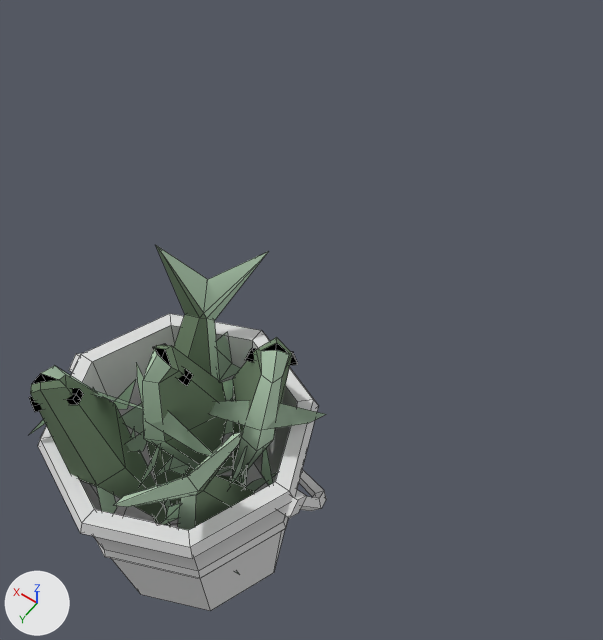
An edit to the Blender file scripts/fishing/fish/resources/Fish.blend, drawn before and after from the same camera.
Both versions are drawn from a 50 mm camera at (-1.4, 1.13, 2.94) aimed at (-0.06, -0.75, -0.02). The lights are fixed; the arrows at lower left show +X, +Y and +Z. Mesh edges are drawn as thin lines.

Before the edit, the objects in view are built like this:
```python
ob_base_mesh_042 = bpy.data.objects.new('base_Mesh.042', me_base_mesh_042)
ob_base_mesh_042.location = (0.6, -0.2, 0.0)
ob_pacific_sardine_plane_000 = bpy.data.objects.new('Pacific_Sardine_Plane.000', me_pacific_sardine_plane_007)
ob_pacific_sardine_plane_000.location = (-0.184, -0.239, -0.04)
ob_pacific_sardine_plane_000.rotation_euler = (-1.482, 0.174, -2.515)  # degrees (-85, 10, -144)
ob_pacific_sardine_plane_001 = bpy.data.objects.new('Pacific_Sardine_Plane.001', me_pacific_sardine_plane_007)
ob_pacific_sardine_plane_001.location = (-0.24, 0.09, -0.24)
ob_pacific_sardine_plane_001.rotation_euler = (1.379, -0.237, -0.422)  # degrees (79, -14, -24)
ob_pacific_sardine_plane_002 = bpy.data.objects.new('Pacific_Sardine_Plane.002', me_pacific_sardine_plane_007)
ob_pacific_sardine_plane_002.location = (0.14, 0.26, -0.03)
ob_pacific_sardine_plane_002.rotation_euler = (-1.657, 0.204, -5.603)  # degrees (-95, 12, -321)
ob_pacific_sardine_plane_003 = bpy.data.objects.new('Pacific_Sardine_Plane.003', me_pacific_sardine_plane_007)
ob_pacific_sardine_plane_003.location = (0.18, -0.17, -0.24)
ob_pacific_sardine_plane_003.rotation_euler = (1.246, -0.276, -3.748)  # degrees (71, -16, -215)
ob_pacific_sardine_plane_004 = bpy.data.objects.new('Pacific_Sardine_Plane.004', me_pacific_sardine_plane_000)
ob_pacific_sardine_plane_004.location = (-0.024, -0.069, 0.01)
ob_pacific_sardine_plane_004.rotation_euler = (-1.461, 0.0892, -3.385)  # degrees (-84, 5.1, -194)
ob_this_is_a_bucket = bpy.data.objects.new('this is a bucket', me_cylinder)
ob_this_is_a_bucket.location = (0.0, 0.0, 0.0)
```
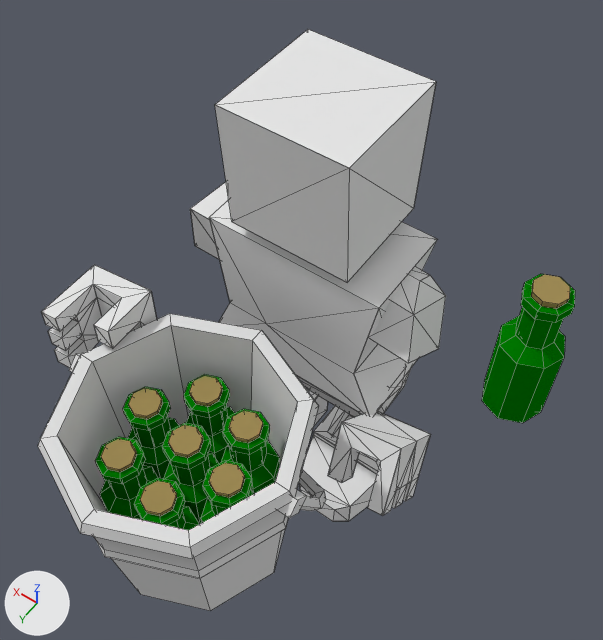
Diff of the bpy script that builds the scene:
```diff
--- a/scripts/fishing/fish/resources/Fish.blend.py
+++ b/scripts/fishing/fish/resources/Fish.blend.py
@@ ob_base_mesh_042 @@
 ob_base_mesh_042.location = (0.6, -0.2, 0.0)
-ob_base_mesh_042.hide_set(True)  # its collection is switched off
@@ ob_pacific_sardine_plane_004 @@
 _m = ob_pacific_sardine_plane_004.modifiers.new('EdgeSplit', 'EDGE_SPLIT')
+ob_pacific_sardine_plane_004.hide_set(True)  # its collection is switched off
@@ ob_pacific_sardine_plane_003 @@
 _m = ob_pacific_sardine_plane_003.modifiers.new('EdgeSplit', 'EDGE_SPLIT')
+ob_pacific_sardine_plane_003.hide_set(True)  # its collection is switched off
@@ ob_pacific_sardine_plane_002 @@
 _m = ob_pacific_sardine_plane_002.modifiers.new('EdgeSplit', 'EDGE_SPLIT')
+ob_pacific_sardine_plane_002.hide_set(True)  # its collection is switched off
@@ ob_pacific_sardine_plane_001 @@
 _m = ob_pacific_sardine_plane_001.modifiers.new('EdgeSplit', 'EDGE_SPLIT')
+ob_pacific_sardine_plane_001.hide_set(True)  # its collection is switched off
@@ ob_pacific_sardine_plane_000 @@
 _m = ob_pacific_sardine_plane_000.modifiers.new('EdgeSplit', 'EDGE_SPLIT')
+ob_pacific_sardine_plane_000.hide_set(True)  # its collection is switched off
@@ ob_glassbottle @@
+ob_glassbottle = bpy.data.objects.new('glassbottle', me_message_in_a_bottle_cylinder_001_1)  # 88 vertices, 75 faces; spans x -0.135..0.135, y -0.135..0.135, z -0.135..0.605; in mat_darkgreen (dark green #007c00), mat_cork (yellow #9e8a55); modifiers EDGE_SPLIT
+ob_glassbottle.location = (-1.0, -1.0, 0.0)
@@ ob_glassbottle_001 @@
+ob_glassbottle_001 = bpy.data.objects.new('glassbottle.001', me_message_in_a_bottle_cylinder_001_1)  # 88 vertices, 75 faces; spans x -0.135..0.135, y -0.135..0.135, z -0.135..0.605; in mat_darkgreen (dark green #007c00), mat_cork (yellow #9e8a55); modifiers EDGE_SPLIT
+ob_glassbottle_001.location = (0.18, 0.2, -0.7)
@@ ob_glassbottle_002 @@
+ob_glassbottle_002 = bpy.data.objects.new('glassbottle.002', me_message_in_a_bottle_cylinder_001_1)  # 88 vertices, 75 faces; spans x -0.135..0.135, y -0.135..0.135, z -0.135..0.605; in mat_darkgreen (dark green #007c00), mat_cork (yellow #9e8a55); modifiers EDGE_SPLIT
+ob_glassbottle_002.location = (-0.08, 0.25, -0.7)
@@ ob_glassbottle_003 @@
+ob_glassbottle_003 = bpy.data.objects.new('glassbottle.003', me_message_in_a_bottle_cylinder_001_1)  # 88 vertices, 75 faces; spans x -0.135..0.135, y -0.135..0.135, z -0.135..0.605; in mat_darkgreen (dark green #007c00), mat_cork (yellow #9e8a55); modifiers EDGE_SPLIT
+ob_glassbottle_003.location = (-0.25, 0.03, -0.7)
@@ ob_glassbottle_004 @@
+ob_glassbottle_004 = bpy.data.objects.new('glassbottle.004', me_message_in_a_bottle_cylinder_001_1)  # 88 vertices, 75 faces; spans x -0.135..0.135, y -0.135..0.135, z -0.135..0.605; in mat_darkgreen (dark green #007c00), mat_cork (yellow #9e8a55); modifiers EDGE_SPLIT
+ob_glassbottle_004.location = (-0.16, -0.21, -0.7)
@@ ob_glassbottle_005 @@
+ob_glassbottle_005 = bpy.data.objects.new('glassbottle.005', me_message_in_a_bottle_cylinder_001_1)  # 88 vertices, 75 faces; spans x -0.135..0.135, y -0.135..0.135, z -0.135..0.605; in mat_darkgreen (dark green #007c00), mat_cork (yellow #9e8a55); modifiers EDGE_SPLIT
+ob_glassbottle_005.location = (0.0, -0.01, -0.7)
@@ ob_glassbottle_006 @@
+ob_glassbottle_006 = bpy.data.objects.new('glassbottle.006', me_message_in_a_bottle_cylinder_001_1)  # 88 vertices, 75 faces; spans x -0.135..0.135, y -0.135..0.135, z -0.135..0.605; in mat_darkgreen (dark green #007c00), mat_cork (yellow #9e8a55); modifiers EDGE_SPLIT
+ob_glassbottle_006.location = (0.26, -0.05, -0.7)
@@ ob_glassbottle_007 @@
+ob_glassbottle_007 = bpy.data.objects.new('glassbottle.007', me_message_in_a_bottle_cylinder_001_1)  # 88 vertices, 75 faces; spans x -0.135..0.135, y -0.135..0.135, z -0.135..0.605; in mat_darkgreen (dark green #007c00), mat_cork (yellow #9e8a55); modifiers EDGE_SPLIT
+ob_glassbottle_007.location = (0.09, -0.25, -0.7)
```

Where the change shows, as pixel boxes (x1, y1, x2, y2) in the pictures (603 x 640 px):
'base_Mesh.042', shown: after (41, 29, 446, 521)
'Pacific_Sardine_Plane.002', hidden (green): before (29, 366, 171, 526)
'Pacific_Sardine_Plane.004', hidden: before (126, 343, 234, 486)
'glassbottle', added (green): after (482, 274, 575, 423)
'Pacific_Sardine_Plane.003', hidden: before (121, 245, 269, 506)
'Pacific_Sardine_Plane.000', hidden: before (209, 337, 326, 487)
'Pacific_Sardine_Plane.001', hidden: before (114, 432, 277, 574)
'glassbottle.001', added: after (95, 437, 158, 519)
'glassbottle.005', added: after (162, 423, 219, 524)
'glassbottle.004', added: after (221, 409, 280, 494)
'glassbottle.006', added: after (123, 387, 179, 479)
'glassbottle.007', added: after (184, 375, 234, 463)
'glassbottle.002', added: after (134, 478, 199, 530)
'glassbottle.003', added: after (201, 460, 254, 523)
